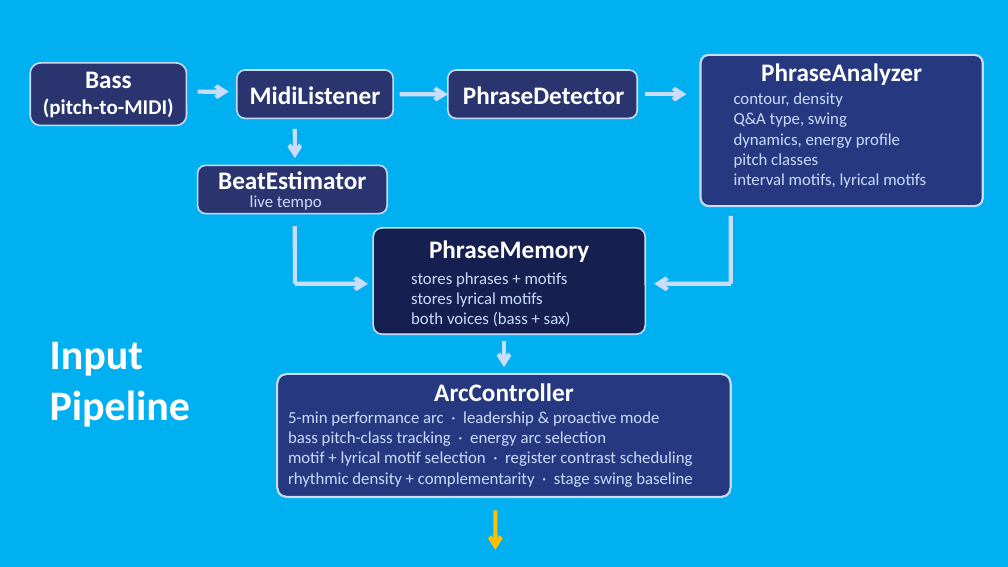
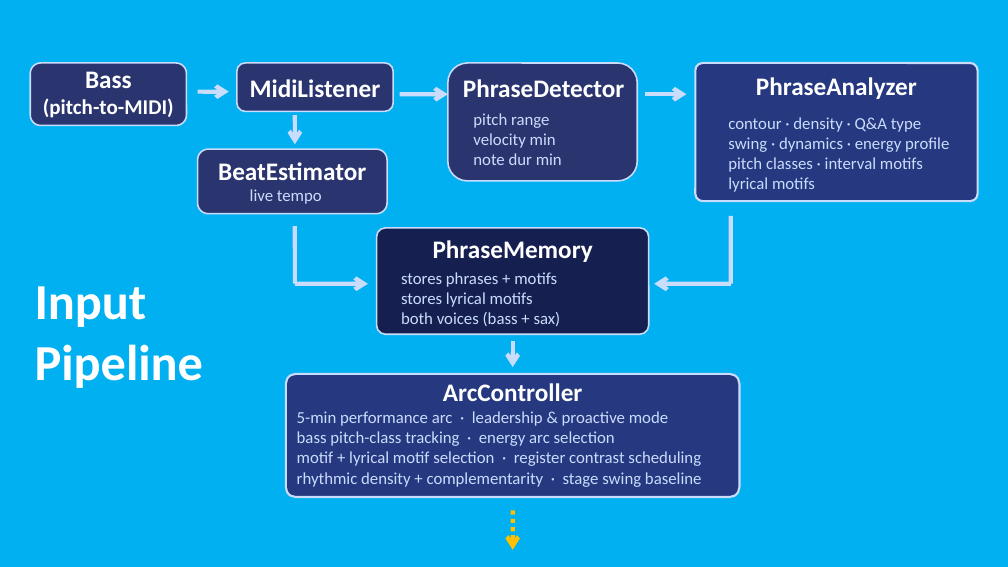
Before and after one commit to davidderoure/wolfson, a slide deck: slide 6 of docs/wolfson.pptx. Drawn at 1008x567 pixels with LibreOffice and Linux fonts; fonts in the diff are those of the drawing. Boxes give left, top, right and bottom in pixels: in the first picture for what was removed or moved away, otherwise in the second. Text is boxed around its words. In the diff, an @@ line names an element or a change of style, - is before the commit and + after.

```diff
--- a/docs/wolfson.pptx
+++ b/docs/wolfson.pptx
@@ 2 texts, 1 rounded rectangle: place and size @@
-2 texts, 1 rounded rectangle at [237,70,624,119]
+2 texts, 1 rounded rectangle at [237,63,624,111]
@@ rounded rectangle: place and size @@
-rounded rectangle at [448,70,637,119]
+rounded rectangle at [448,63,637,181]
@@ rounded rectangle: place and size @@
-rounded rectangle at [701,55,983,206]
+rounded rectangle at [696,63,978,201]
@@ text "PhraseAnalyzer": place and size @@
-text "PhraseAnalyzer" at [761,63,922,85]
+text "PhraseAnalyzer" at [756,77,917,99]
@@ arrow moved from (295, 129) - (295, 158) to (295, 115) - (295, 144) @@
@@ text added at [473,113,562,165], 16 pt, text #CADCFC @@
+pitch range
+velocity min
+note dur min
@@ text at [728,117,949,192]: text changed @@
-contour, density
-Q&A type, swing
-dynamics, energy profile
-pitch classes
-interval motifs, lyrical motifs
+contour · density · Q&A type
+swing · dynamics · energy profile
+pitch classes · interval motifs lyrical motifs
@@ rounded rectangle: place and size @@
-rounded rectangle at [197,166,387,214]
+rounded rectangle at [197,149,387,213]
@@ text "BeatEstimator" rewrapped from [218,171,366,196] to [218,162,366,180] @@
@@ text "live tempo": place and size @@
-text "live tempo" at [250,195,322,210]
+text "live tempo" at [250,189,322,204]
@@ text "PhraseMemory": place and size @@
-text "PhraseMemory" at [429,240,589,262]
+text "PhraseMemory" at [433,240,593,262]
@@ text "Input Pipeline": place and size @@
-text "Input Pipeline" at [50,341,190,427]
+text "Input Pipeline" at [35,286,204,388]
@@ text "Input Pipeline" at [35,286,204,388]: size 40 to 48 pt @@
@@ text "stores phrases + motifs": place and size @@
-text "stores phrases + motifs" at [411,272,571,326]
+text "stores phrases + motifs" at [401,272,561,326]
@@ 2 texts, 1 rounded rectangle, 1 arrow: place and size @@
-2 texts, 1 rounded rectangle, 1 arrow at [278,341,731,498]
+2 texts, 1 rounded rectangle, 1 arrow at [286,341,740,498]
@@ arrow moved from (495, 510) - (495, 550) to (513, 510) - (513, 550) @@
@@ arrow (513, 510) - (513, 550): stroke #FFC000 4 pt to #FFC000 4 pt dashed @@
```
Also in this commit, not shown: 4 other slides changed, 1 other file.
